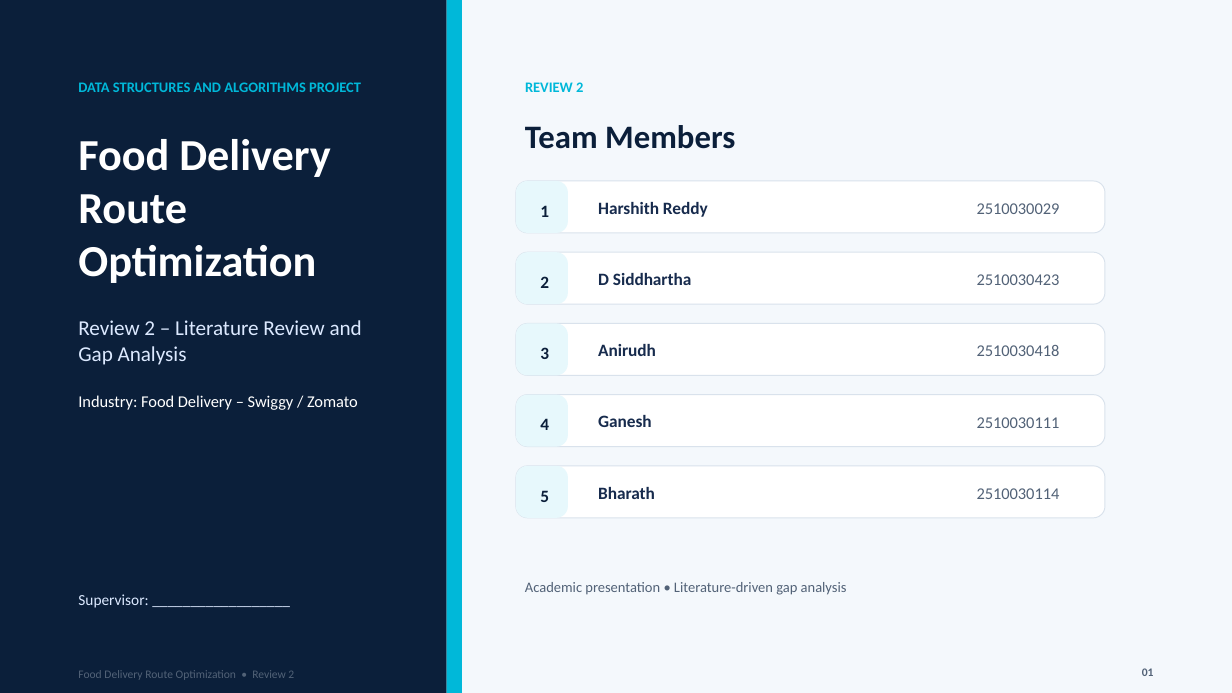
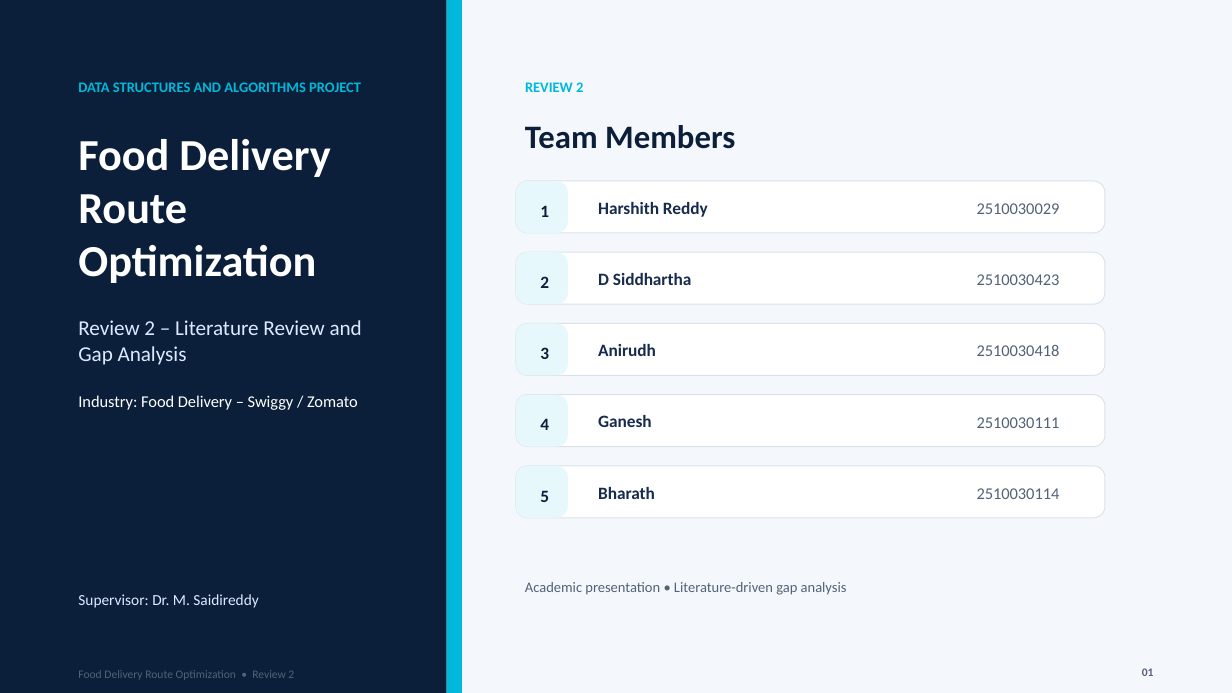
Before and after one commit to harshiththummala08-sys/FoodDeliveryRoute-dsa-3, a slide deck: slide 1 of PPT/Review 2.pptx. Drawn at 1232x693 pixels with LibreOffice and Linux fonts; fonts in the diff are those of the drawing. Boxes give left, top, right and bottom in pixels: in the first picture for what was removed or moved away, otherwise in the second. Text is boxed around its words. In the diff, an @@ line names an element or a change of style, - is before the commit and + after.

```diff
--- a/PPT/Review 2.pptx
+++ b/PPT/Review 2.pptx
@@ text at box(78, 594, 258, 608): text changed @@
-Supervisor: __________________
+Supervisor: Dr. M. Saidireddy
```
Also in this commit, not shown: 5 other files.
